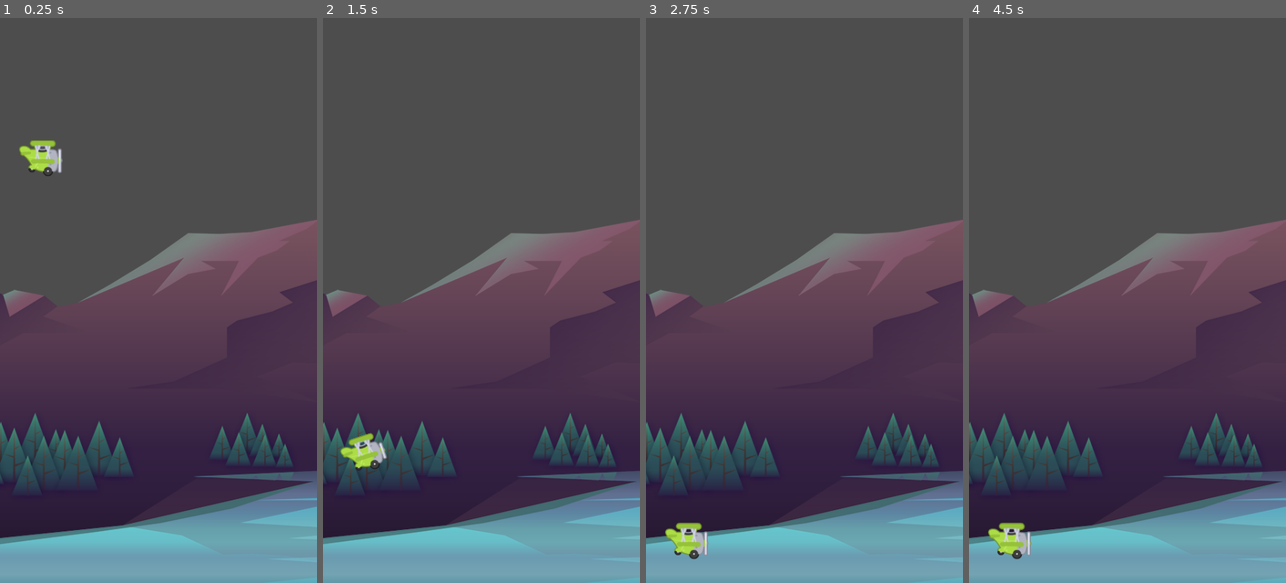
Above: before the commit, frames 1-4 (left to right).
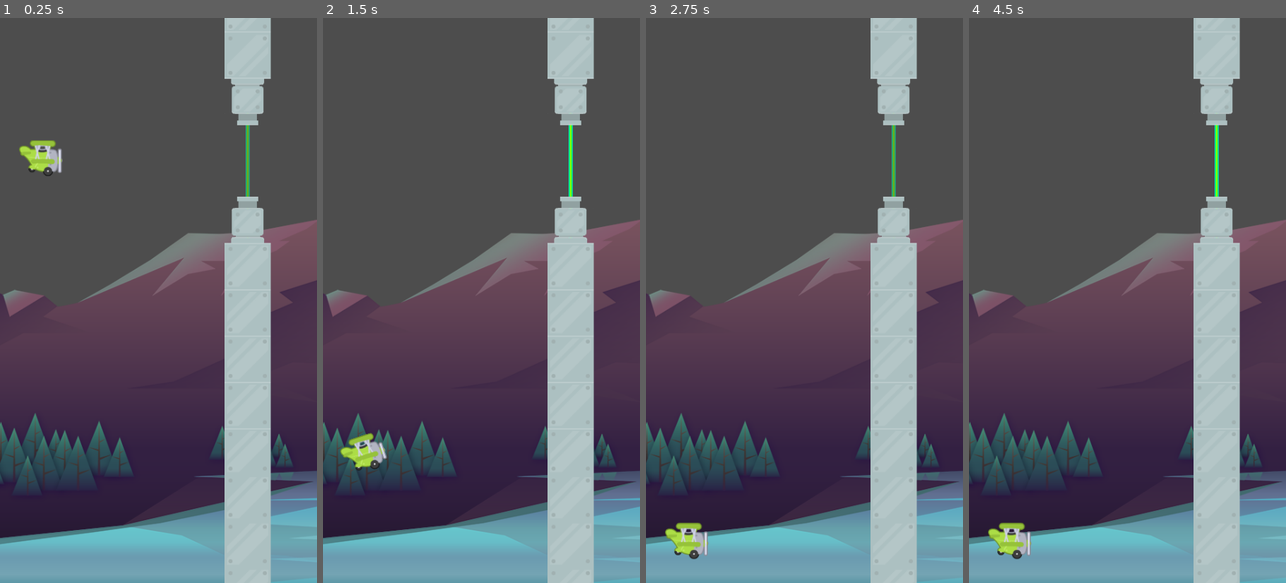
Above: after the commit, the same moments.

Repository: cemnamak/Tappy
Game: Godot game, scene res://Game/game.tscn
Two runs of this game, one before a commit and one after it. Both use one fixed random seed, a clock stepped at 60 frames per second and the inputs below. The project has no main scene, so this scene is started directly.
Inputs:
- Up to frame 1 (0.25 s): no input
- Up to frame 2 (1.5 s): tap Space (fly) at 0.6, 1.35 s
- Up to frame 3 (2.75 s): tap Space (fly) at 2.1 s
- Up to frame 4 (4.5 s): tap Space (fly) at 2.85, 3.6, 4.35 s

The runs differ from the first frame. In frame 1, 12% of the frame differs, in the area x 70-86%, y 0-100%; in frame 2, 12%; in frame 3, 12%; in frame 4, 12%.

Commit message:
Laser, pipe and pipes scenes added

Diff:
--- a/Game/game.tscn
+++ b/Game/game.tscn
@@ -1,7 +1,8 @@
-[gd_scene load_steps=4 format=3 uid="uid://bq8a874yqsk0g"]
+[gd_scene load_steps=5 format=3 uid="uid://bq8a874yqsk0g"]
 
 [ext_resource type="Texture2D" uid="uid://c8u74c10v1ypy" path="res://assets/background/rocks_2.png" id="1_xav0q"]
 [ext_resource type="PackedScene" uid="uid://nbturjakod43" path="res://plane/plane_cb.tscn" id="2_rbxtg"]
+[ext_resource type="PackedScene" uid="uid://bqitbei0xtmmp" path="res://pipes/pipes.tscn" id="3_ix6yi"]
 
 [sub_resource type="RectangleShape2D" id="RectangleShape2D_k0hem"]
 
@@ -21,3 +22,6 @@
 [node name="CollisionShape2D" type="CollisionShape2D" parent="ground"]
 scale = Vector2(26.4, 2.32)
 shape = SubResource("RectangleShape2D_k0hem")
+
+[node name="Pipes" parent="." instance=ExtResource("3_ix6yi")]
+position = Vector2(375, 210)
--- /dev/null
+++ b/laser/laser.tscn
@@ -0,0 +1,61 @@
+[gd_scene load_steps=6 format=3 uid="uid://ciefgi5b8q4ea"]
+
+[ext_resource type="Texture2D" uid="uid://bhu7tvupv4eke" path="res://assets/pipes/laser2.png" id="1_tyi0n"]
+
+[sub_resource type="RectangleShape2D" id="RectangleShape2D_l4204"]
+size = Vector2(11, 145)
+
+[sub_resource type="Animation" id="Animation_un6t7"]
+resource_name = "flash"
+loop_mode = 1
+tracks/0/type = "value"
+tracks/0/imported = false
+tracks/0/enabled = true
+tracks/0/path = NodePath("Sprite2D:modulate")
+tracks/0/interp = 2
+tracks/0/loop_wrap = true
+tracks/0/keys = {
+"times": PackedFloat32Array(0, 0.5, 1),
+"transitions": PackedFloat32Array(1, 1, 1),
+"update": 0,
+"values": [Color(1, 1, 1, 0.0431373), Color(1, 1, 1, 1), Color(1, 1, 1, 0.133333)]
+}
+
+[sub_resource type="Animation" id="Animation_370ks"]
+length = 0.001
+tracks/0/type = "value"
+tracks/0/imported = false
+tracks/0/enabled = true
+tracks/0/path = NodePath("Sprite2D:modulate")
+tracks/0/interp = 1
+tracks/0/loop_wrap = true
+tracks/0/keys = {
+"times": PackedFloat32Array(0),
+"transitions": PackedFloat32Array(1),
+"update": 0,
+"values": [Color(1, 1, 1, 1)]
+}
+
+[sub_resource type="AnimationLibrary" id="AnimationLibrary_toqi2"]
+_data = {
+"RESET": SubResource("Animation_370ks"),
+"flash": SubResource("Animation_un6t7")
+}
+
+[node name="Laser" type="Area2D"]
+scale = Vector2(1, 1.64)
+
+[node name="Sprite2D" type="Sprite2D" parent="."]
+position = Vector2(0, 7.5)
+scale = Vector2(0.319999, 6.04167)
+texture = ExtResource("1_tyi0n")
+
+[node name="CollisionShape2D" type="CollisionShape2D" parent="."]
+position = Vector2(74.5, 6.5)
+shape = SubResource("RectangleShape2D_l4204")
+
+[node name="AnimationPlayer" type="AnimationPlayer" parent="."]
+autoplay = "flash"
+libraries = {
+"": SubResource("AnimationLibrary_toqi2")
+}
--- /dev/null
+++ b/pipe/pipe.tscn
@@ -0,0 +1,18 @@
+[gd_scene load_steps=3 format=3 uid="uid://ddxcek4jxb5o4"]
+
+[ext_resource type="Texture2D" uid="uid://dtanhi5tss7c8" path="res://assets/pipes/pipe.png" id="1_cogi4"]
+
+[sub_resource type="RectangleShape2D" id="RectangleShape2D_y7ch3"]
+size = Vector2(65, 594)
+
+[node name="Pipe" type="Area2D"]
+position = Vector2(2.08165e-12, 2.08165e-12)
+
+[node name="Sprite2D" type="Sprite2D" parent="."]
+texture = ExtResource("1_cogi4")
+centered = false
+offset = Vector2(-35, 2.08165e-12)
+
+[node name="CollisionShape2D" type="CollisionShape2D" parent="."]
+position = Vector2(-0.5, 331)
+shape = SubResource("RectangleShape2D_y7ch3")
--- /dev/null
+++ b/pipes/pipes.tscn
@@ -0,0 +1,15 @@
+[gd_scene load_steps=3 format=3 uid="uid://bqitbei0xtmmp"]
+
+[ext_resource type="PackedScene" uid="uid://ciefgi5b8q4ea" path="res://laser/laser.tscn" id="1_kig2e"]
+[ext_resource type="PackedScene" uid="uid://ddxcek4jxb5o4" path="res://pipe/pipe.tscn" id="2_nqc2l"]
+
+[node name="Pipes" type="Node2D"]
+
+[node name="Laser" parent="." instance=ExtResource("1_kig2e")]
+
+[node name="Upper" parent="." instance=ExtResource("2_nqc2l")]
+position = Vector2(2.08165e-12, -48)
+rotation = 3.14159
+
+[node name="Lower" parent="." instance=ExtResource("2_nqc2l")]
+position = Vector2(0, 60)
